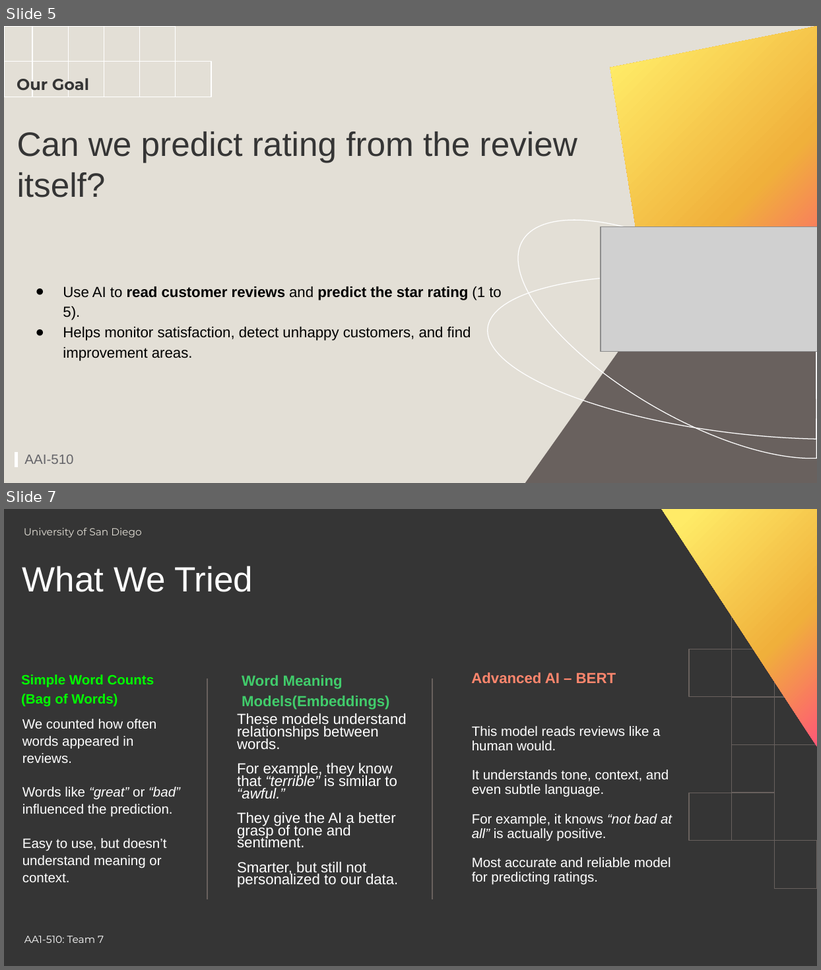
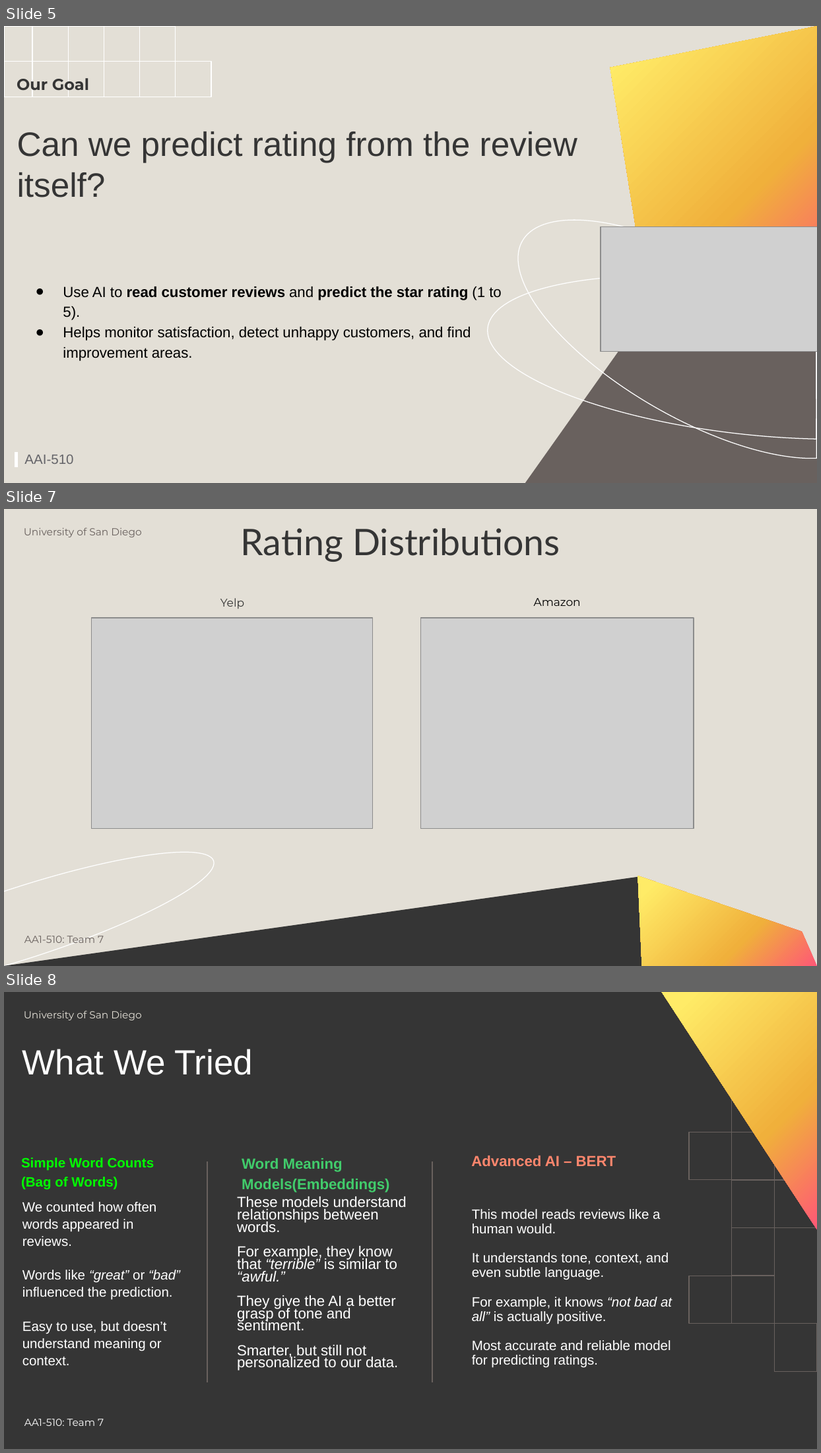
Before and after one commit to bigthinkertoo/AAI-510-Group-7, a slide deck: Final Project SectionX-Team7.pptx. Shown one above the other, each under a label of ours: slides 5 and 7 before the commit, slides 5, 7 and 8 after it; the slides between them are not shown. The pictures are 821x970 and 821x1453 pixels, drawn with LibreOffice and Linux fonts; fonts in the diff are those of the drawing; grey boxes stand for pictures. Boxes give left, top, right and bottom in pixels: in the first picture for what was removed or moved away, otherwise in the second. Text is boxed around its words. In the diff, an @@ line names an element or a change of style, - is before the commit and + after.

```diff
--- a/Final Project SectionX-Team7.pptx
+++ b/Final Project SectionX-Team7.pptx
@@ slide 7 added at (4, 509, 817, 966), background #E3DFD6 @@
@@ title added at (24, 527, 141, 537), 9 pt, text #69615E @@
+University of San Diego
@@ title added at (241, 528, 560, 562), 32.4 pt, text #353535 @@
+Rating Distributions
@@ title added at (220, 598, 244, 609), 10 pt, text #353535 @@
+Yelp
@@ title added at (534, 598, 581, 606), 10 pt, text #000000 @@
+Amazon
@@ picture added at (92, 618, 373, 828) @@
@@ picture added at (421, 618, 694, 828) @@
@@ chord (boxed as its full ellipse) added at (4, 827, 225, 966), outline #FFFFFF 0.75 pt @@
@@ freeform shape added at (4, 877, 643, 966), fill #353535 @@
@@ freeform shape added at (638, 877, 817, 966), fill gradient #FF5777 to #F0B03B to #FFEB67 @@
@@ title added at (24, 933, 104, 946), 9 pt, text #69615E @@
+AA1-510: Team 7
@@ what was slide 7 is now slide 8 @@
```
Also in this commit, not shown: 2 slides changed, 1 other slide added, 1 slide removed, 1 other file.
